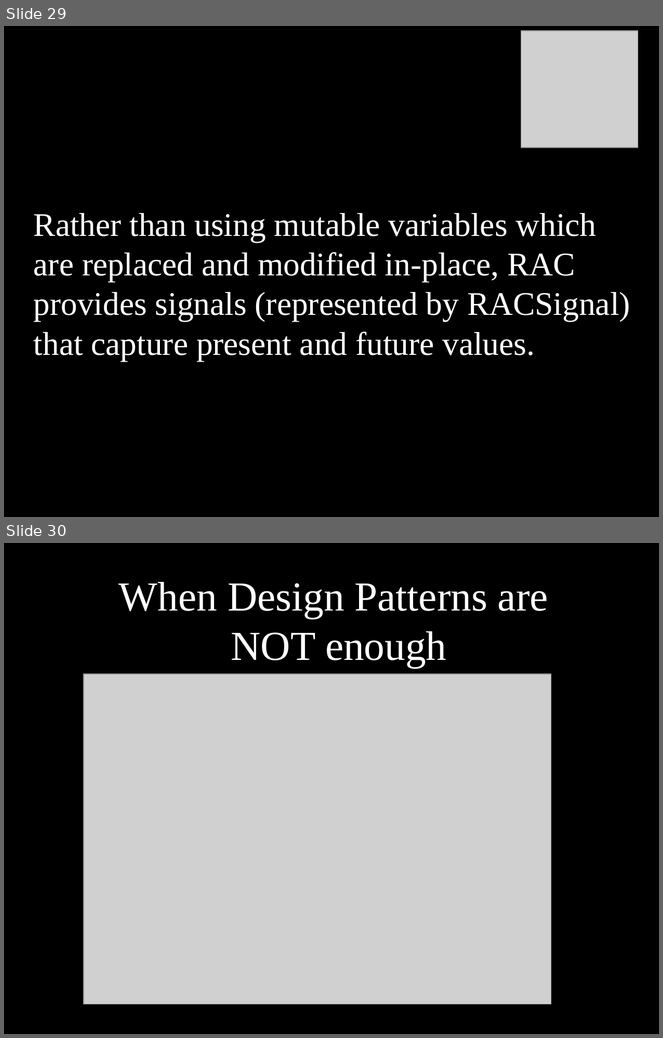
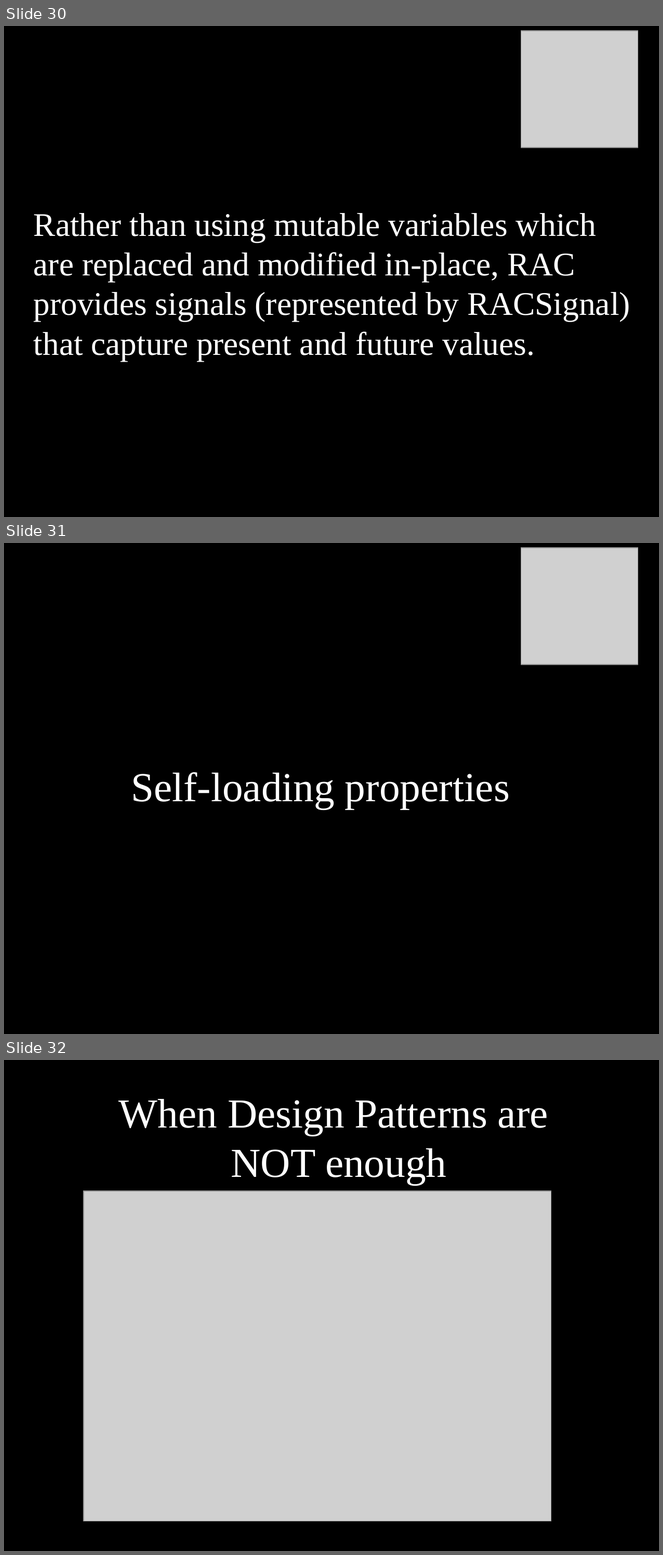
Before and after one commit to dodikk/iAsyncSlides, a slide deck: iAsync-slides.odp. Shown one above the other, each under a label of ours: slides 29 and 30 before the commit, slides 30, 31 and 32 after it. The pictures are 663x1038 and 663x1555 pixels, drawn with LibreOffice and Linux fonts; fonts in the diff are those of the drawing; grey boxes stand for pictures. Boxes give left, top, right and bottom in pixels: in the first picture for what was removed or moved away, otherwise in the second. Text is boxed around its words. In the diff, an @@ line names an element or a change of style, - is before the commit and + after.

```diff
--- a/iAsync-slides.odp
+++ b/iAsync-slides.odp
@@ slide 31 added at <box>4,543,659,1034</box>, background #000000 @@
@@ picture added at <box>521,548,638,665</box> @@
@@ text added at <box>131,772,510,810</box>, 50 pt, text #FFFFFF @@
+Self-loading properties
@@ what was slide 29 is now slide 30 @@
@@ what was slide 30 is now slide 32 @@
```
Also in this commit, not shown: 5 other slides added, 2 slides removed, 3 other files.
